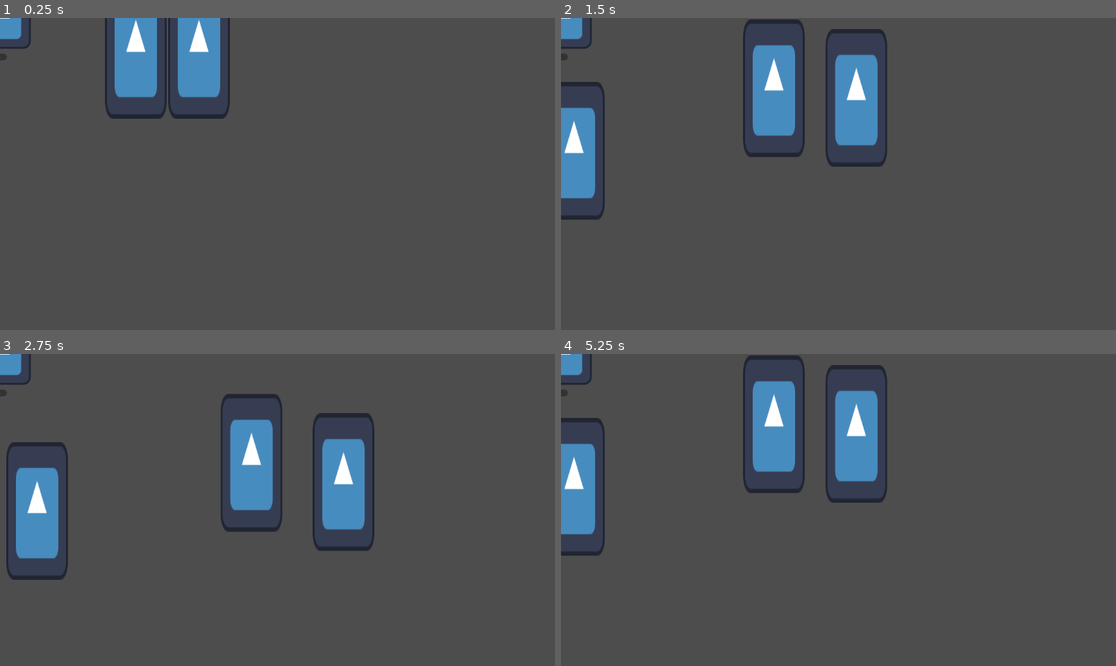
Above: before the commit, frames 1-4 (two rows, left to right).
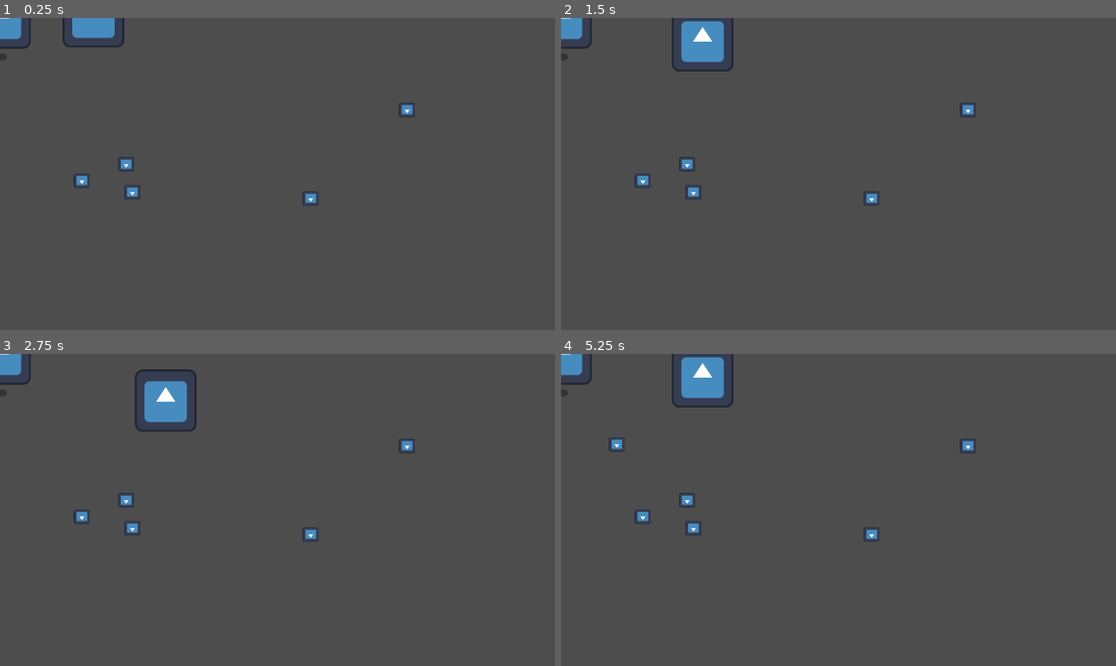
Above: after the commit, the same moments.

Repository: MenshikovMakxim/GodotGame1
Game: Godot game, scene res://main.tscn
The game is run twice, just before and just after one commit, with the same random seed, the same clock (stepped at 60 frames per second) and the same inputs. The engine's default icon, where the game draws it, is replaced by a stand-in: a white triangle on a blue panel in a dark square.
Inputs:
- Up to frame 1 (0.25 s): no input
- Up to frame 2 (1.5 s): tap Enter at 0.5 s; hold Right 0.53-1.28 s; tap Space at 1.25 s; hold Down from 1.28 s (still down)
- Up to frame 3 (2.75 s): tap Enter at 2 s; release Down at 2.03 s; hold Right from 2.03 s (still down)
- Up to frame 4 (5.25 s): tap Space at 2.75, 4.25 s; release Right at 2.78 s; hold Up 2.78-3.53 s; tap Enter at 3.5 s; hold Left 3.53-5.03 s; hold Down from 5.03 s (still down)

The runs differ from the first frame. In frame 1, 5.6% of the frame differs, in the area x 11-75%, y 0-61%; in frame 2, 9.6%; in frame 3, 10%, in the area x 1-75%, y 4-73%; in frame 4, 9.6%.

Commit message:
added coins

Diff:
--- /dev/null
+++ b/new-game-project/Coin.tscn
@@ -0,0 +1,21 @@
+[gd_scene load_steps=4 format=3 uid="uid://dhnigdt3rl152"]
+
+[ext_resource type="Texture2D" uid="uid://2kok6tu4amy8" path="res://icon.svg" id="1_h5dih"]
+[ext_resource type="Script" uid="uid://48qqgkecoo5" path="res://coin.gd" id="1_ou7jl"]
+
+[sub_resource type="RectangleShape2D" id="RectangleShape2D_ou7jl"]
+size = Vector2(32, 30)
+
+[node name="Area2D" type="Area2D"]
+script = ExtResource("1_ou7jl")
+
+[node name="Icon" type="Sprite2D" parent="."]
+position = Vector2(-1.19209e-07, 5.96046e-08)
+rotation = 3.14159
+scale = Vector2(0.257813, 0.234375)
+texture = ExtResource("1_h5dih")
+
+[node name="CollisionShape2D" type="CollisionShape2D" parent="."]
+shape = SubResource("RectangleShape2D_ou7jl")
+
+[connection signal="area_entered" from="." to="." method="_on_area_entered"]
--- /dev/null
+++ b/new-game-project/coin.gd
@@ -0,0 +1,7 @@
+extends Area2D
+
+
+func _on_area_entered(area: Area2D) -> void:
+	print(area)
+	queue_free()
+	pass # Replace with function body.
--- a/new-game-project/hero.tscn
+++ b/new-game-project/hero.tscn
@@ -1,12 +1,17 @@
-[gd_scene load_steps=3 format=3 uid="uid://bfyye8jis32bq"]
+[gd_scene load_steps=4 format=3 uid="uid://bfyye8jis32bq"]
 
 [ext_resource type="Script" uid="uid://bfkij48sq37gy" path="res://hero.gd" id="1_p1r5x"]
 [ext_resource type="Texture2D" uid="uid://2kok6tu4amy8" path="res://icon.svg" id="2_u1ipw"]
 
-[node name="Hero" type="Node2D"]
+[sub_resource type="RectangleShape2D" id="RectangleShape2D_p1r5x"]
+size = Vector2(132, 130)
+
+[node name="Hero" type="Area2D"]
 script = ExtResource("1_p1r5x")
 
 [node name="Icon" type="Sprite2D" parent="."]
-position = Vector2(184, 85)
-scale = Vector2(1, 2.23438)
+scale = Vector2(1, 1.00782)
 texture = ExtResource("2_u1ipw")
+
+[node name="CollisionShape2D" type="CollisionShape2D" parent="."]
+shape = SubResource("RectangleShape2D_p1r5x")
--- a/new-game-project/main.gd
+++ b/new-game-project/main.gd
@@ -6,7 +6,10 @@
 	$Icon.position.x+=10
 
 
-
 func _on_timer_timeout() -> void:
 	print("tick")
+	var newCoin = preload("res://Coin.tscn").instantiate()
+	newCoin.position.x = randi_range(0,800)
+	newCoin.position.y = randi_range(0,600)
+	self.add_child(newCoin)
 	pass # Replace with function body.
--- a/new-game-project/main.tscn
+++ b/new-game-project/main.tscn
@@ -1,8 +1,9 @@
-[gd_scene load_steps=4 format=3 uid="uid://byfbp410flvc3"]
+[gd_scene load_steps=5 format=3 uid="uid://byfbp410flvc3"]
 
 [ext_resource type="Script" uid="uid://b5buanpp1jh16" path="res://main.gd" id="1_0xm2m"]
 [ext_resource type="Texture2D" uid="uid://2kok6tu4amy8" path="res://icon.svg" id="1_ig7tw"]
 [ext_resource type="PackedScene" uid="uid://bfyye8jis32bq" path="res://hero.tscn" id="3_h2yge"]
+[ext_resource type="PackedScene" uid="uid://dhnigdt3rl152" path="res://Coin.tscn" id="4_1bvp3"]
 
 [node name="Main" type="Node2D"]
 script = ExtResource("1_0xm2m")
@@ -19,17 +20,30 @@
 offset_bottom = 93.0
 
 [node name="Timer" type="Timer" parent="."]
-
-[node name="Hero" parent="." instance=ExtResource("3_h2yge")]
-position = Vector2(98, -19)
-speed = 80
+wait_time = 3.0
+autostart = true
 
 [node name="Hero2" parent="." instance=ExtResource("3_h2yge")]
-position = Vector2(-257, 141)
+position = Vector2(194, -3)
 speed = 50
 
-[node name="Hero3" parent="." instance=ExtResource("3_h2yge")]
-position = Vector2(229, -19)
+[node name="Area2D" parent="." instance=ExtResource("4_1bvp3")]
+position = Vector2(170, 338)
+
+[node name="Area2D2" parent="." instance=ExtResource("4_1bvp3")]
+position = Vector2(262, 304)
+
+[node name="Area2D3" parent="." instance=ExtResource("4_1bvp3")]
+position = Vector2(275, 362)
+
+[node name="Area2D4" parent="." instance=ExtResource("4_1bvp3")]
+position = Vector2(645, 375)
+
+[node name="Area2D5" parent="." instance=ExtResource("4_1bvp3")]
+position = Vector2(845, 191)
+
+[node name="Area2D6" parent="." instance=ExtResource("4_1bvp3")]
+position = Vector2(834, -51)
 
 [connection signal="button_down" from="CheckButton" to="." method="_on_check_button_button_down"]
 [connection signal="timeout" from="Timer" to="." method="_on_timer_timeout"]
Not shown, added: new-game-project/coin.gd.uid
